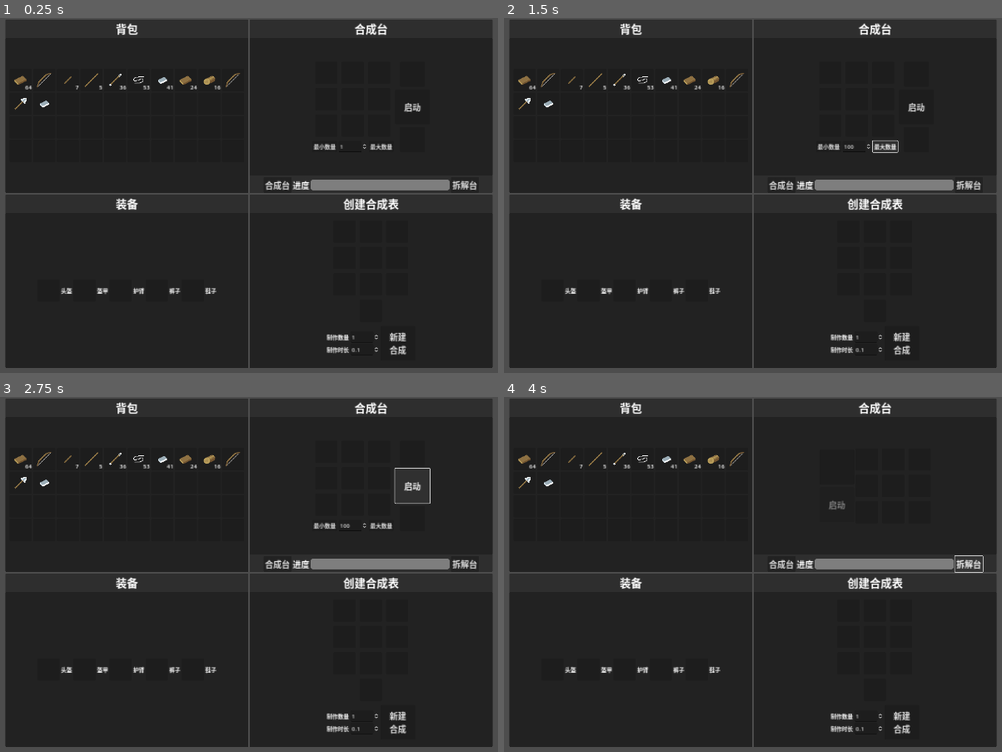
Above: before the commit, frames 1-4 (two rows, left to right).
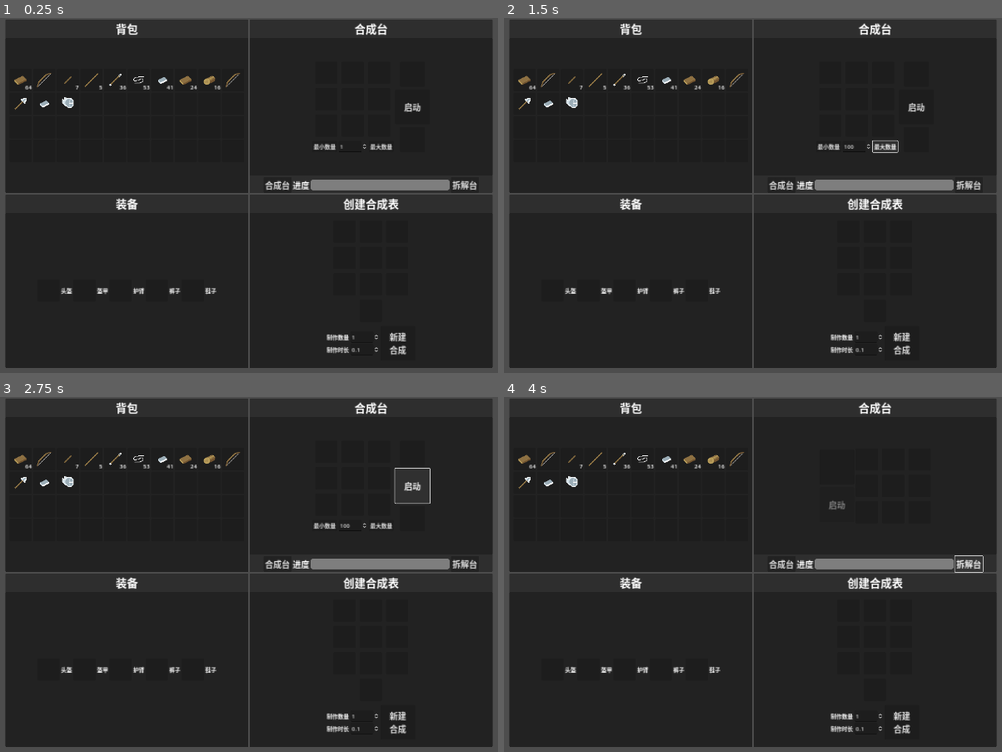
Above: after the commit, the same moments.

Repository: DeerLuuu/Backpack-and-synthesis-system
Game: Godot game, scene res://scene/world/world.tscn
Same seed, same stepped clock (60 frames per second), same inputs: the game is played once before the commit and once after it.
Inputs:
- Up to frame 1 (0.25 s): no input
- Up to frame 2 (1.5 s): click "最小数量" at 0.5 s; click "最大数量" at 1.25 s
- Up to frame 3 (2.75 s): click "启动" at 2 s
- Up to frame 4 (4 s): click "合成台" at 2.75 s; click "拆解台" at 3.5 s

The runs differ from the first frame. In frame 1, less than 0.1% of the frame differs, in the area x 12-15%, y 22-26%; in frame 2, less than 0.1%; in frame 3, less than 0.1%; in frame 4, less than 0.1%.

Commit message:
完善装备系统

Diff:
--- a/resource/craft_table/three.tres
+++ b/resource/craft_table/three.tres
@@ -18,6 +18,10 @@
 "短木棍": {
 "位码": [-1],
 "配方": ["长木棍"]
+},
+"铁头盔": {
+"位码": Array[int]([0, 0, 0, 1, -1]),
+"配方": Array[String](["铁锭", "铁锭", "铁锭", "铁锭", "铁锭"])
 },
 "铁箭": {
 "位码": Array[int]([1, 1, -1]),
@@ -45,6 +49,10 @@
 "制作时间": 0.2,
 "数量": 2
 },
+"铁头盔": {
+"制作时间": 5.0,
+"数量": 1.0
+},
 "铁箭": {
 "制作时间": 0.1,
 "数量": 1.0
--- /dev/null
+++ b/resource/items/equit/iron_helmet.tres
@@ -0,0 +1,19 @@
+[gd_resource type="Resource" script_class="EquipItem" load_steps=4 format=3 uid="uid://bbpgoh7jupqg8"]
+
+[ext_resource type="Texture2D" uid="uid://n0d4e26ll0ty" path="res://asset/item.png" id="1_2nhpg"]
+[ext_resource type="Script" path="res://script/equip_item.gd" id="1_71qma"]
+
+[sub_resource type="AtlasTexture" id="AtlasTexture_x6mwc"]
+atlas = ExtResource("1_2nhpg")
+region = Rect2(0, 96, 32, 32)
+
+[resource]
+script = ExtResource("1_71qma")
+equip_type = 0
+physical_reactance = 1.0
+magic_reactance = 2.0
+item_name = "铁头盔"
+item_desc = "一个由铁锭打造的头盔"
+can_stack = false
+can_dismantle = true
+item_texture = SubResource("AtlasTexture_x6mwc")
--- a/resource/player_backpack.tres
+++ b/resource/player_backpack.tres
@@ -11,6 +11,7 @@
 [ext_resource type="Resource" uid="uid://qoubxywu2meg" path="res://resource/items/short_board_stick.tres" id="9_0tamk"]
 [ext_resource type="Resource" uid="uid://duxnur52s33nw" path="res://resource/items/wood.tres" id="10_4cuop"]
 [ext_resource type="Resource" uid="uid://cr74opiggw5rj" path="res://resource/items/iron_shovel.tres" id="11_a5ru4"]
+[ext_resource type="Resource" uid="uid://bbpgoh7jupqg8" path="res://resource/items/equit/iron_helmet.tres" id="12_allhx"]
 
 [sub_resource type="Resource" id="Resource_shbps"]
 script = ExtResource("2_vmrof")
@@ -72,8 +73,13 @@
 item = ExtResource("5_2ua25")
 count = 1
 
+[sub_resource type="Resource" id="Resource_c2af2"]
+script = ExtResource("2_vmrof")
+item = ExtResource("12_allhx")
+count = 1
+
 [resource]
 script = ExtResource("1_7lv7w")
 backpack_name = "玩家背包"
 backpack_desc = "玩家的背包"
-slots = Array[ExtResource("2_vmrof")]([SubResource("Resource …(311 unchanged characters)… ul77y"), SubResource("Resource_dbfhi"), null, null, null, null, null, null, null, nu …(124 unchanged characters)…
+slots = Array[ExtResource("2_vmrof")]([SubResource("Resource …(311 unchanged characters)… ul77y"), SubResource("Resource_dbfhi"), SubResource("Resource_c2af2"), null, null, null, null, null, null, nu …(124 unchanged characters)…
--- a/scene/ui/equip_interface.gd
+++ b/scene/ui/equip_interface.gd
@@ -28,7 +28,6 @@
 @onready var u_body_slot_panel_container: SlotPanelContainer = %UBodySlotPanelContainer
 @onready var d_body_slot_panel_container: SlotPanelContainer = %DBodySlotPanelContainer
 @onready var leg_slot_panel_container: SlotPanelContainer = %LegSlotPanelContainer
-
 #endregion
 
 # TODO 装备UI ===============>虚方法<===============
@@ -39,7 +38,6 @@
 func _ready() -> void:
 	for i in get_children():
 		if i is SlotPanelContainer:
-			print("名字：%s" % i.name)
 			i.slot_clicked.connect(Global._on_slot_clicked)
 			i.slot_clicked.connect(_on_slot_clicked)
 
@@ -61,21 +59,47 @@
 # TODO_FUC 装备：格子按下方法
 func _on_slot_clicked(slot_index : int, _mouse_button : int, _backpack : Node) -> void:
 	if not get_child(slot_index).slot.has_item(): return
-	match slot_index / 2:
+	var slot_panel : SlotPanelContainer = get_child(slot_index)
+	var equit_index = slot_index / 2
+	match equit_index:
 		Equip.HELMET:
-			print("装备头盔")
+			if not item_is_equip(slot_panel, equit_index):
+				Global.add_item(slot_panel.slot, Global.player_backpack_grid)
+				slot_panel.slot = BaseSlot.new()
+				return
+			print("更新玩家属性···")
 		Equip.ARMOR:
-			print("装备盔甲")
+			if not item_is_equip(slot_panel, equit_index):
+				Global.add_item(slot_panel.slot, Global.player_backpack_grid)
+				slot_panel.slot = BaseSlot.new()
+				return
+			print("更新玩家属性···")
 		Equip.ARMLET:
-			print("装备护臂")
+			if not item_is_equip(slot_panel, equit_index):
+				Global.add_item(slot_panel.slot, Global.player_backpack_grid)
+				slot_panel.slot = BaseSlot.new()
+				return
+			print("更新玩家属性···")
 		Equip.TROUSERS:
-			print("装备裤子")
+			if not item_is_equip(slot_panel, equit_index):
+				Global.add_item(slot_panel.slot, Global.player_backpack_grid)
+				slot_panel.slot = BaseSlot.new()
+				return
+			print("更新玩家属性···")
 		Equip.SHOES:
-			print("装备鞋子")
+			if not item_is_equip(slot_panel, equit_index):
+				Global.add_item(slot_panel.slot, Global.player_backpack_grid)
+				slot_panel.slot = BaseSlot.new()
+				return
+			print("更新玩家属性···")
 
 #endregion
 
 # TODO 装备UI ===============>工具方法<===============
 #region 工具方法
-
+func item_is_equip(slot_panel : SlotPanelContainer, equit_index : int) -> bool:
+	if not slot_panel.slot.has_item(): return false
+	if slot_panel.slot.item is not EquipItem: return false
+	if slot_panel.slot.item.equip_type != equit_index: return false
+	return true
 #endregion
--- /dev/null
+++ b/script/equip_item.gd
@@ -0,0 +1,39 @@
+#--------------------------------------
+# 这个类
+# 类中自定义了
+# 定义了
+#--------------------------------------
+class_name EquipItem extends BaseItem
+
+# TODO 装备物品 ===============>信 号<===============
+#region 信号
+
+#endregion
+
+# TODO 装备物品 ===============>常 量<===============
+#region 常量
+enum Equip{
+	HELMET,
+	ARMOR,
+	ARMLET,
+	TROUSERS,
+	SHOES,
+}
+#endregion
+
+# TODO 装备物品 ===============>变 量<===============
+#region 变量
+@export_enum("HELMET", "ARMOR", "ARMLET", "TROUSERS", "SHOES") var equip_type : int
+@export var physical_reactance : float
+@export var magic_reactance : float
+#endregion
+
+# TODO 装备物品 ===============>信号链接方法<===============
+#region 信号链接方法
+
+#endregion
+
+# TODO 装备物品 ===============>工具方法<===============
+#region 工具方法
+
+#endregion
--- a/script/global.gd
+++ b/script/global.gd
@@ -38,7 +38,8 @@
 	"空" : "res://resource/items/null.tres",
 	"短木棍" : "res://resource/items/short_board_stick.tres",
 	"木头" : "res://resource/items/wood.tres",
-	"铁铲" : "res://resource/items/iron_shovel.tres"
+	"铁铲" : "res://resource/items/iron_shovel.tres",
+	"铁头盔" : "res://resource/items/equit/iron_helmet.tres"
 }
 # 玩家背包
 var player_backpack = preload("res://resource/player_backpack.tres")
@@ -128,7 +129,7 @@
 	backpack.get_child(slot_index).slot = click_slot
 
 func add_item(slot : BaseSlot, backpack_grid : GridContainer) -> void:
-	for i : SlotPanelContainer in backpack_grid.get_children():
+	for i in backpack_grid.get_children():
 		if not i.slot.has_item(): continue
 
 		if i.slot.item != slot.item: continue
@@ -138,9 +139,8 @@
 		i.slot = slot.stack_item(i.slot)
 		i.set_slot_panel()
 
-	for i : SlotPanelContainer in backpack_grid.get_children():
+	for i in backpack_grid.get_children():
 		if slot.count == 0: break
-
 		if i.slot.has_item(): continue
 
 		i.slot = slot
Binary file changed: asset/item.png
Not shown: 1 places in resource/player_backpack.tres that only renumber resources
